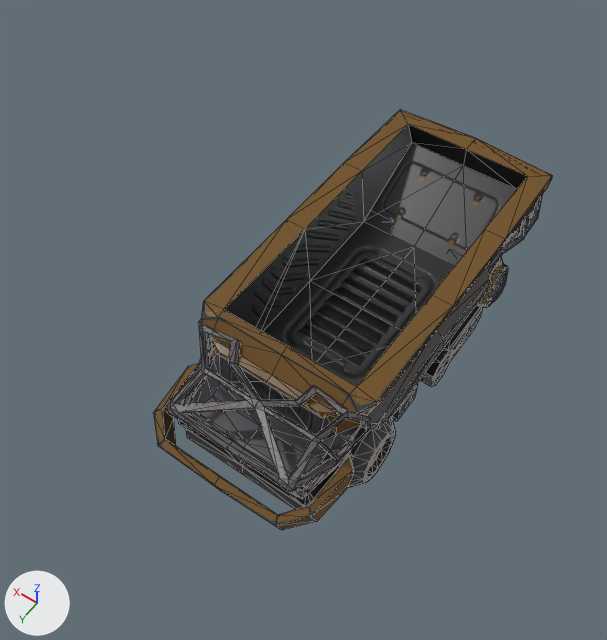
One commit to the glTF model packages/resources/glb/lorry-1.glb: the scene before it, then after it.
Before and after are seen from a camera (50 mm lens) standing at (-3.24, 5.8, 9.09) and looking at (0.15, 1.05, 1.63). The axes (+X, +Y, +Z) are drawn at lower left. The lights are the same throughout. Mesh edges are drawn as thin lines. Where no turn or scale is listed for an object, it has been applied to the vertices. Vertices at the same position are counted once.
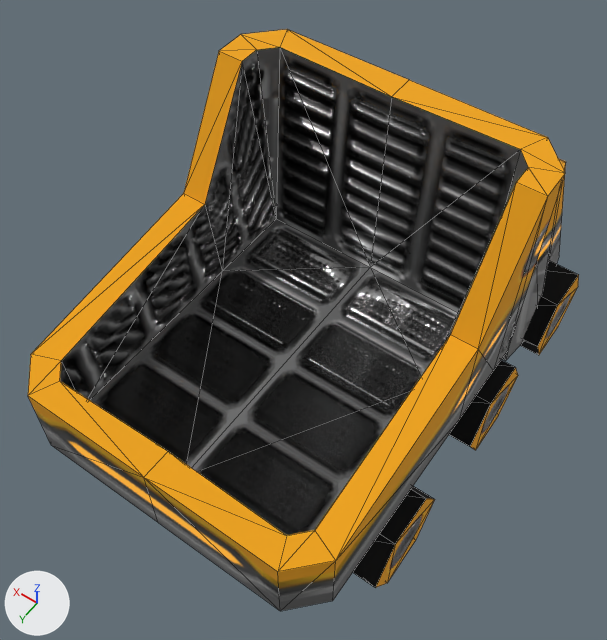
Location of each change, [x1, y1, x2, y2] in pixels of the pictures (607 x 640 px):
'Cylinder.004', added: after [28, 29, 565, 611]
'Cube.001', deleted: before [154, 109, 553, 530]
'Cylinder', reshaped, moved: before [209, 350, 396, 487]; after [449, 158, 579, 450]
'Cube.002', deleted: before [167, 194, 543, 499]
'Cube.003', deleted: before [420, 262, 509, 387]
'Cylinder.001', deleted: before [491, 257, 503, 272]

What changed in the scene script:
```text
Add img_mars_truck3_normal:
    img_mars_truck3_normal = load_image('mars-truck3_normal', '_unpacked/mars-truck3_normal', 256, 256, 'Non-Color')
Add img_mars_truck3_metallic_mars_truck3_roughness:
    img_mars_truck3_metallic_mars_truck3_roughness = load_image('mars-truck3_Metallic-mars-truck3_Roughness', '_unpacked/mars-truck3_Metallic-mars-truck3_Roughness', 256, 256, 'Non-Color')
Add img_mars_truck2_color:
    img_mars_truck2_color = load_image('mars-truck2_color', '_unpacked/mars-truck2_color', 256, 256, 'sRGB')
Add img_mars_truck3_light:
    img_mars_truck3_light = load_image('mars-truck3_light', '_unpacked/mars-truck3_light', 256, 256, 'sRGB')
Add mat_material:
    mat_material = bpy.data.materials.new('Material')
    # uses the picture img_mars_truck2_color
    # uses the picture img_mars_truck3_light
    # uses the picture img_mars_truck3_metallic_mars_truck3_roughness
    # uses the picture img_mars_truck3_normal
Change me_cylinder:
    used by ob_cylinder; location = (0.0, 1.45, 0.51)
    remove me_cylinder.from_pydata(...)  # 226 vertices, 416 faces; spans x -1.21..1.21, y -0.5..0.5, z -0.5..0.5
    remove me_cylinder.materials.append(mat_material_002)
    add me_cylinder.from_pydata(...)  # 83 vertices, 116 faces; spans x -2.0..2.0, y -2.98..1.78, z 0.04..2.77
    me_cylinder part 1: 226 vertices removed from x -1.21..1.21, y -0.5..0.5, z -0.5..0.5; 83 vertices added at x -2.0..2.0, y -2.98..1.78, z 0.04..2.77
    add me_cylinder.materials.append(mat_material)
Add me_cylinder_005:
    me_cylinder_005.from_pydata(...)  # 74 vertices, 116 faces; spans x -2.0..2.0, y -0.54..3.74, z 0.04..3.96
    me_cylinder_005.materials.append(mat_material)
Remove ob_cube_001:
    ob_cube_001 = bpy.data.objects.new('Cube.001', me_cube_001)
    ob_cube_001.location = (0.0, 0.0, 0.17)
Remove ob_cube_002:
    ob_cube_002 = bpy.data.objects.new('Cube.002', me_cube_002)
    ob_cube_002.location = (0.0, 0.0, 0.17)
Remove ob_cube_003:
    ob_cube_003 = bpy.data.objects.new('Cube.003', me_cube_003)
    ob_cube_003.location = (0.0, -0.04, 0.52)
Change ob_cylinder:
    ob_cylinder.location: (0.0, 1.45, 0.51) -> (0.0, 0.0, 0.0)
Remove ob_cylinder_001:
    ob_cylinder_001 = bpy.data.objects.new('Cylinder.001', me_cylinder_003)
    ob_cylinder_001.location = (0.0, -1.61, 0.38)
Add ob_cylinder_004:
    ob_cylinder_004 = bpy.data.objects.new('Cylinder.004', me_cylinder_005)
    ob_cylinder_004.location = (0.0, 0.0, 0.0)
```
